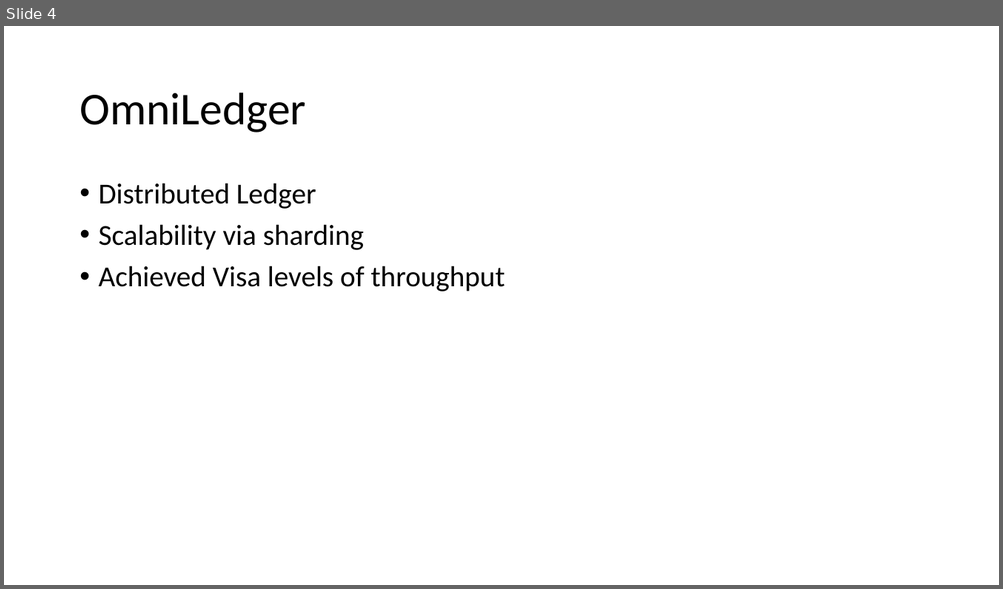
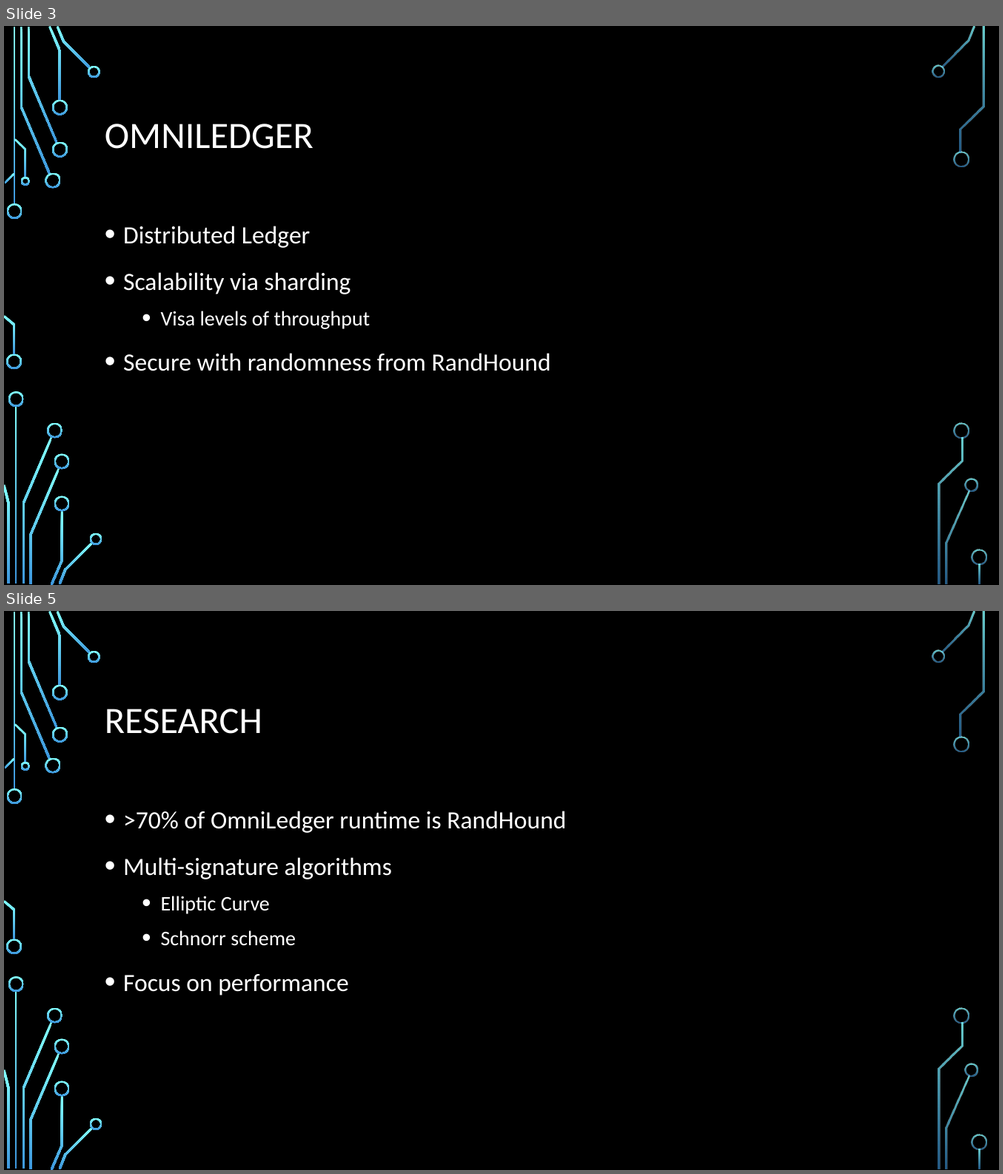
Before and after one commit to PJvGrol/Thesis, a slide deck: Presentation.pptx. Shown one above the other, each under a label of ours: slide 4 before the commit, slides 3 and 5 after it; the slides between them are not shown. The pictures are 1003x589 and 1003x1174 pixels, drawn with LibreOffice and Linux fonts; fonts in the diff are those of the drawing; background and template pictures are left out. Boxes give left, top, right and bottom in pixels: in the first picture for what was removed or moved away, otherwise in the second. Text is boxed around its words. In the diff, an @@ line names an element or a change of style, - is before the commit and + after.

```diff
--- a/Presentation.pptx
+++ b/Presentation.pptx
@@ slide 5 added at (4, 611, 999, 1170), background picture (left out); not listed: 36 template elements that a slide beside it also shows @@
@@ title added at (105, 709, 262, 734), 36 pt, text #FFFFFF @@
+RESEARCH
@@ text added at (123, 811, 566, 996), 24 pt, text #FFFFFF @@
+• >70% of OmniLedger runtime is RandHound
+• Multi-signature algorithms
+  • Elliptic Curve
+  • Schnorr scheme
+• Focus on performance
@@ what was slide 4 is now slide 3 @@
@@ slide 3 changed as well @@
@@ background #FFFFFF to picture (left out) @@
@@ title at (105, 124, 313, 149): text changed; size 44 to 36 pt; text colour #000000 to #FFFFFF @@
-OmniLedger
+OMNILEDGER
@@ text "Distributed Ledger": place and size @@
-text "Distributed Ledger" at (99, 183, 505, 292)
+text "Distributed Ledger" at (123, 226, 551, 372)
@@ text at (123, 226, 351, 295): size 28 to 24 pt, text colour #000000 to #FFFFFF in "Distributed Ledger", "Scalability via sharding"; line spacing 0.9 to 1.2 @@
@@ text at (123, 311, 551, 372): text changed; size 28 to 24 pt; text colour #000000 to #FFFFFF @@
-• Achieved Visa levels of throughput
+  • Visa levels of throughput
+• Secure with randomness from RandHound
@@ group added at (4, 26, 987, 585): 33 freeform shapes, 3 rectangles @@
```
Also in this commit, not shown: 11 other slides changed, 7 other slides added, 6 slides removed, 18 other files.
